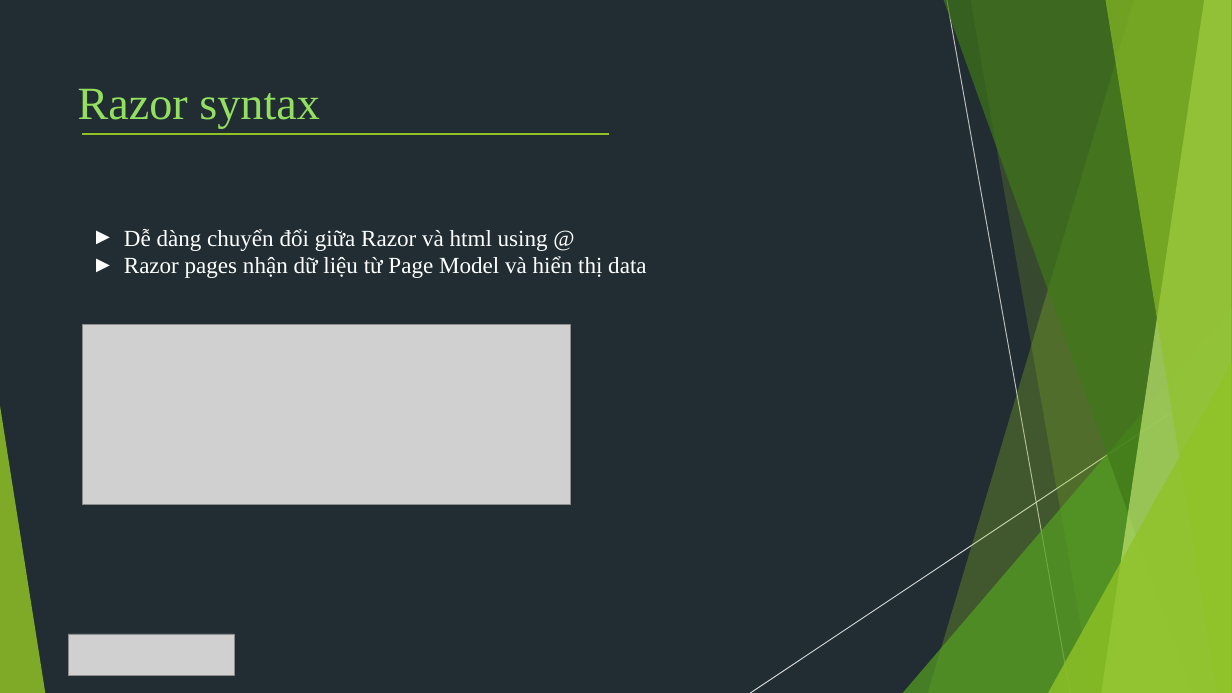
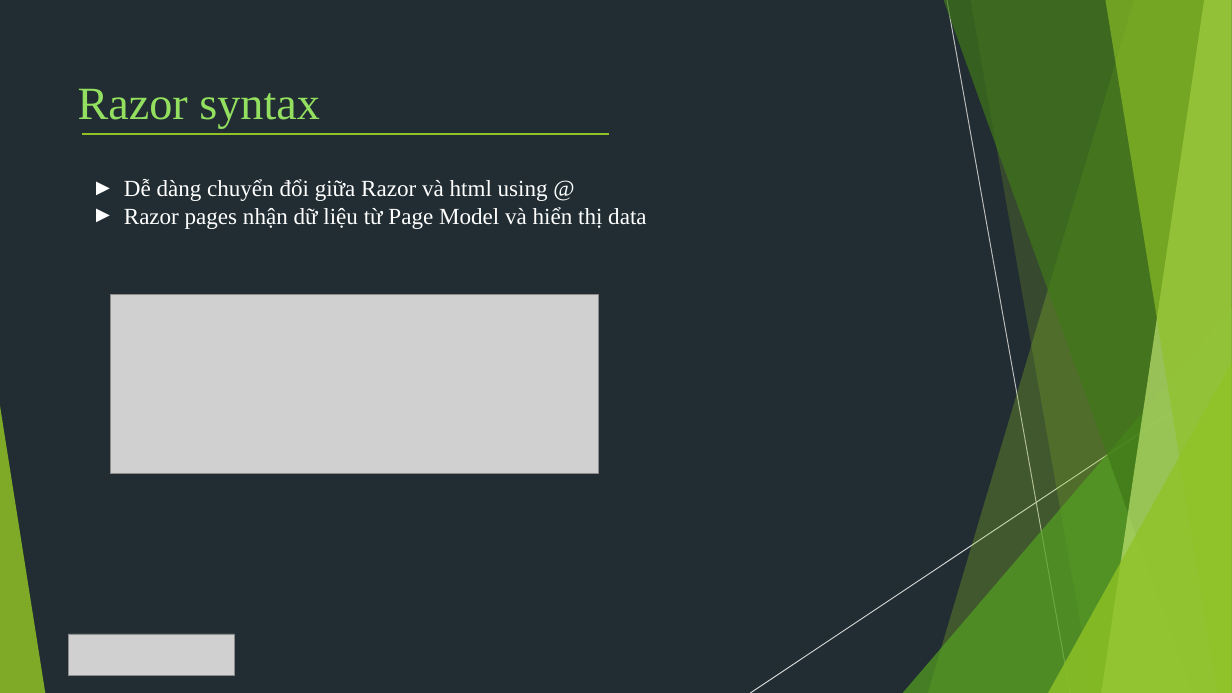
Before and after one commit to TechMarDay/RazorPage, a slide deck: slide 5 of Razor pages.pptx (slide 4 before the commit). Drawn at 1232x693 pixels with LibreOffice and Linux fonts; fonts in the diff are those of the drawing; grey boxes stand for pictures. Boxes give left, top, right and bottom in pixels: in the first picture for what was removed or moved away, otherwise in the second. Text is boxed around its words. In the diff, an @@ line names an element or a change of style, - is before the commit and + after.

```diff
--- a/Razor pages.pptx
+++ b/Razor pages.pptx
@@ text "Dễ dàng chuyển đổi giữa ...": place and size @@
-text "Dễ dàng chuyển đổi giữa ..." at [124,229,646,278]
+text "Dễ dàng chuyển đổi giữa ..." at [124,179,646,229]
@@ picture: place and size @@
-picture at [82,324,570,505]
+picture at [110,294,598,474]
```
Also in this commit, not shown: 16 other slides changed, 4 slides added, 3 slides removed.
